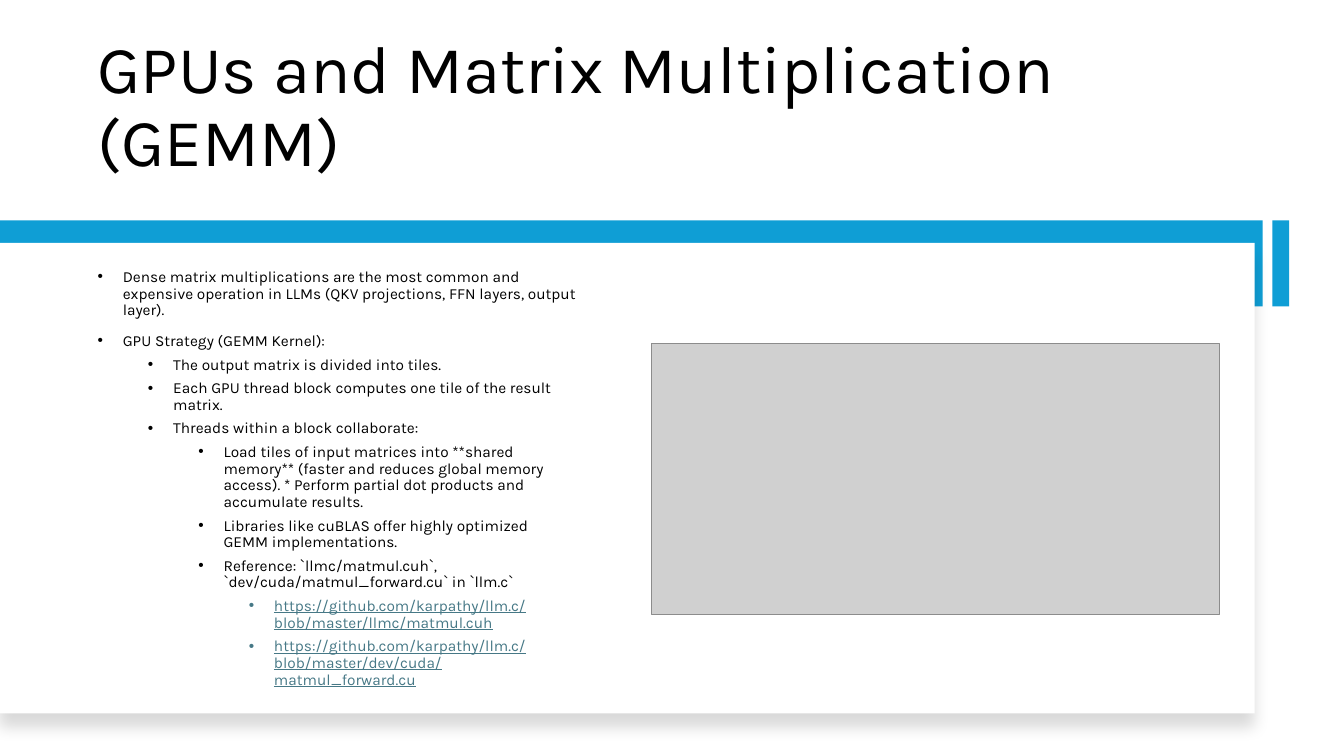
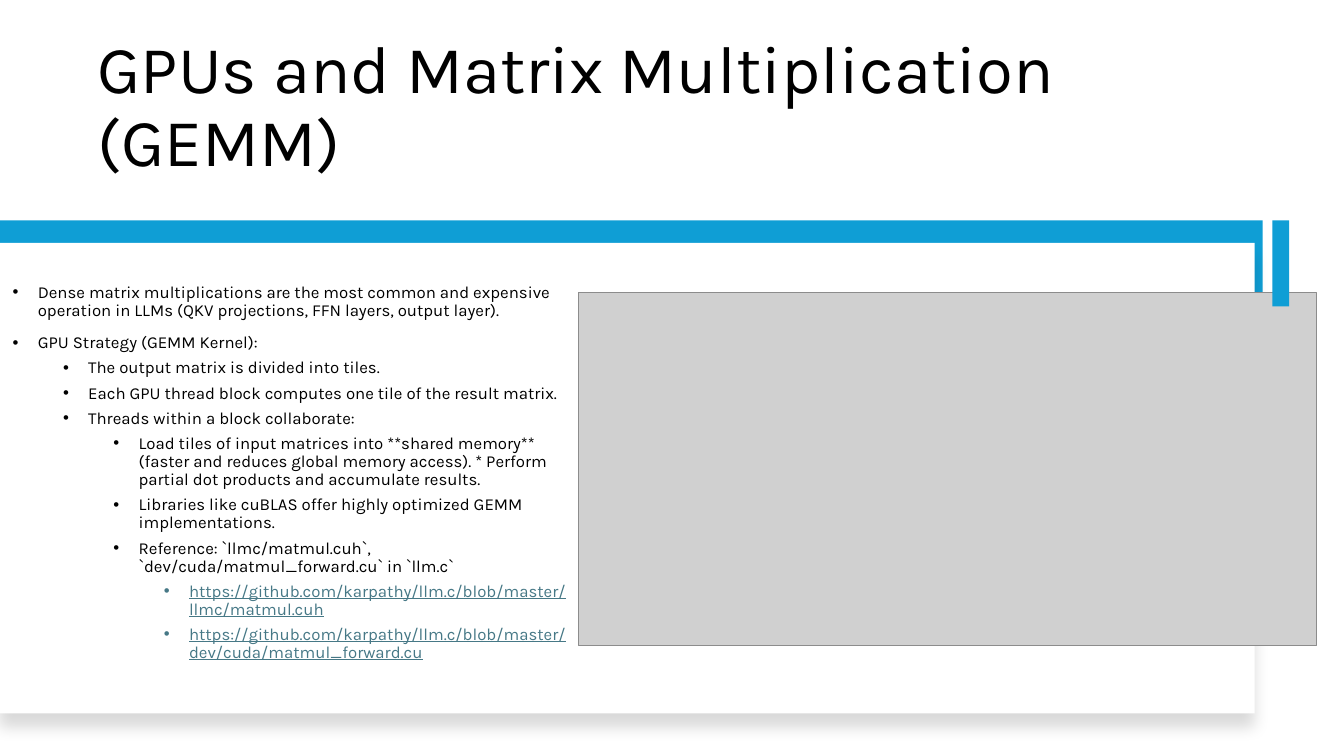
Before and after one commit to DennysMallqui/HPC-EP_LLM_PUB, a slide deck: slide 16 of Accelerating GPT-2 with GPUs - A Deep Dive.pptx. Drawn at 1344x756 pixels with LibreOffice and Linux fonts; fonts in the diff are those of the drawing; grey boxes stand for pictures. Boxes give left, top, right and bottom in pixels: in the first picture for what was removed or moved away, otherwise in the second. Text is boxed around its words. In the diff, an @@ line names an element or a change of style, - is before the commit and + after.

```diff
--- a/Accelerating GPT-2 with GPUs - A Deep Dive.pptx
+++ b/Accelerating GPT-2 with GPUs - A Deep Dive.pptx
@@ text "Dense matrix multiplications are the ...": place and size @@
-text "Dense matrix multiplications are the ..." at bbox=[123, 285, 576, 687]
+text "Dense matrix multiplications are the ..." at bbox=[38, 286, 566, 660]
@@ text "Dense matrix multiplications are the ..." at bbox=[38, 286, 566, 660]: size 11 to 12 pt @@
@@ picture: place and size @@
-picture at bbox=[651, 343, 1219, 614]
+picture at bbox=[579, 292, 1318, 645]
```
Also in this commit, not shown: 4 other slides changed.
